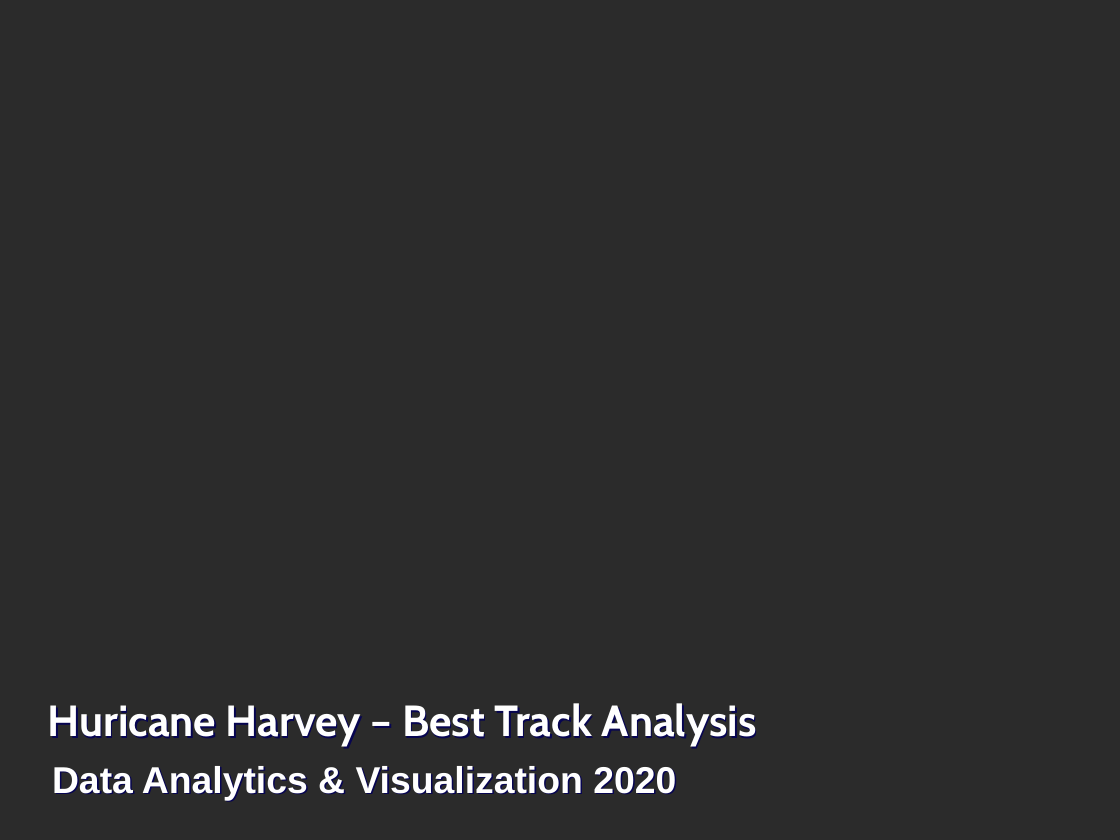
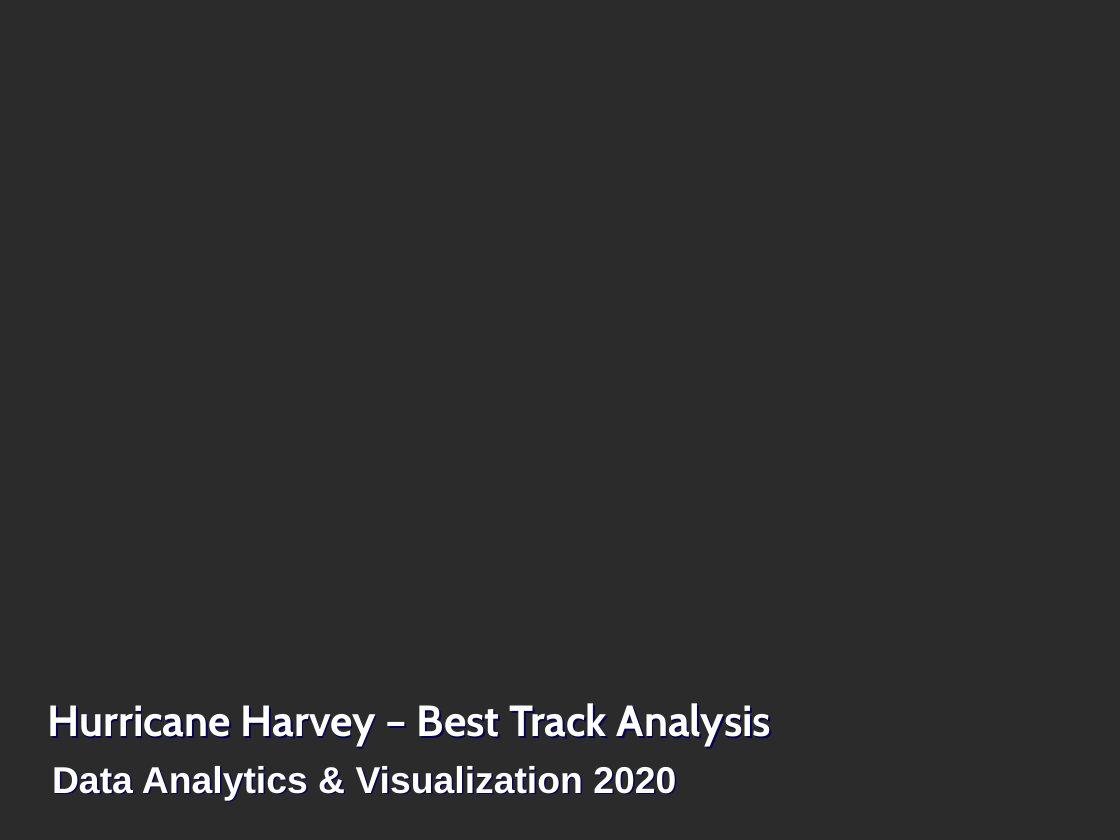
Before and after one commit to j1-aggie/Hurricane_Harvey_Analysis, a slide deck: slide 1 of Final Presentation.pptx. Drawn at 1120x840 pixels with LibreOffice and Linux fonts; fonts in the diff are those of the drawing; background and template pictures are left out; a plain dark background stands for a picture behind light text. Boxes give left, top, right and bottom in pixels: in the first picture for what was removed or moved away, otherwise in the second. Text is boxed around its words. In the diff, an @@ line names an element or a change of style, - is before the commit and + after.

```diff
--- a/Final Presentation.pptx
+++ b/Final Presentation.pptx
@@ title at box(48, 703, 772, 746): text changed @@
-Huricane Harvey – Best Track Analysis
+Hurricane Harvey – Best Track Analysis
```
Also in this commit, not shown: 9 other slides changed, 3 slides added.
